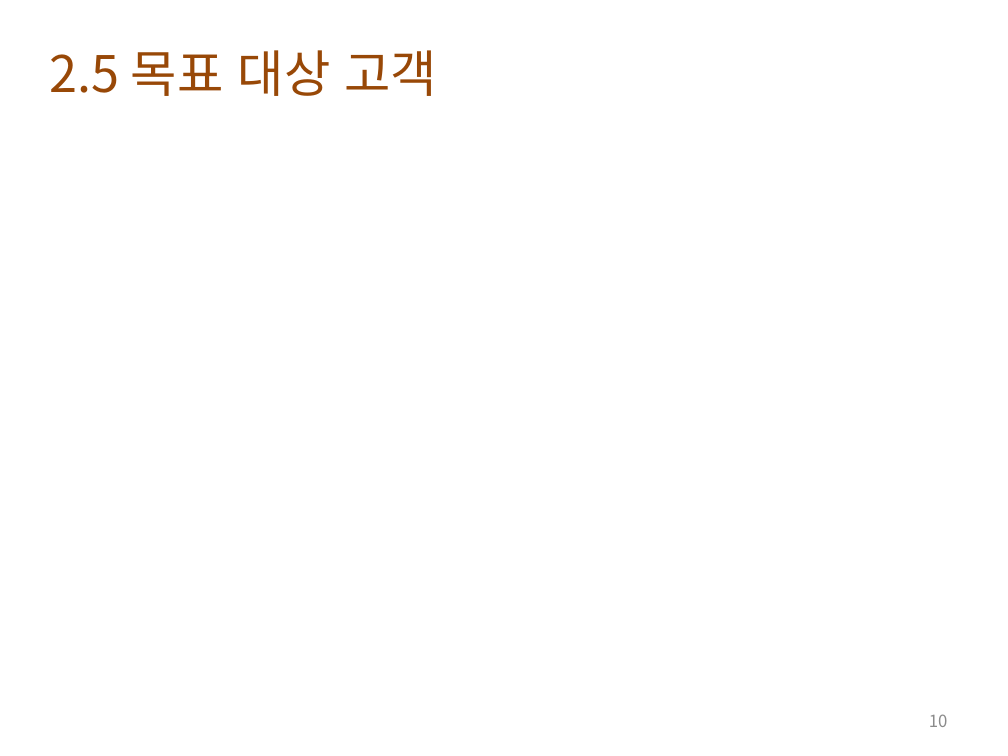
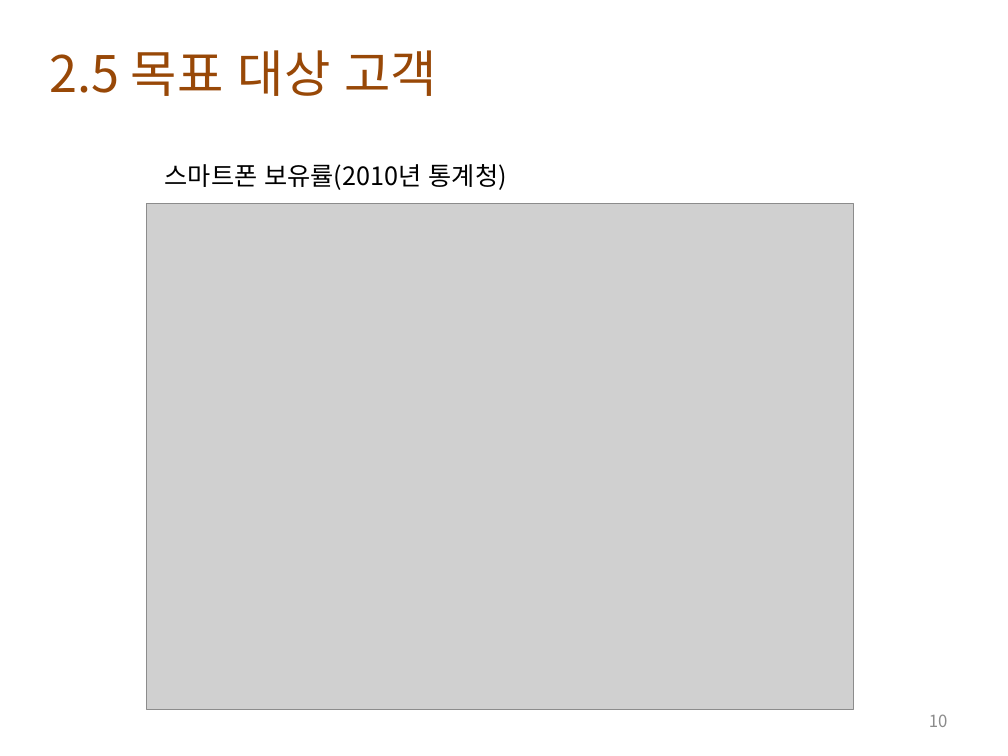
Before and after one commit to lge920904/planning_contest, a slide deck: slide 10 of tortuga bay 0.3.pptx. Drawn at 1008x756 pixels with LibreOffice and Linux fonts; fonts in the diff are those of the drawing; grey boxes stand for pictures; background and template pictures are left out. Boxes give left, top, right and bottom in pixels: in the first picture for what was removed or moved away, otherwise in the second. Text is boxed around its words. In the diff, an @@ line names an element or a change of style, - is before the commit and + after.

```diff
--- a/tortuga bay 0.3.pptx
+++ b/tortuga bay 0.3.pptx
@@ text added at <box>165,164,507,190</box>, 18 pt, text #000000 @@
+스마트폰 보유률(2010년 통계청)
@@ picture added at <box>147,204,854,710</box> @@
```
Also in this commit, not shown: 4 other slides changed, 7 slides added, 3 slides removed, 2 other files.
